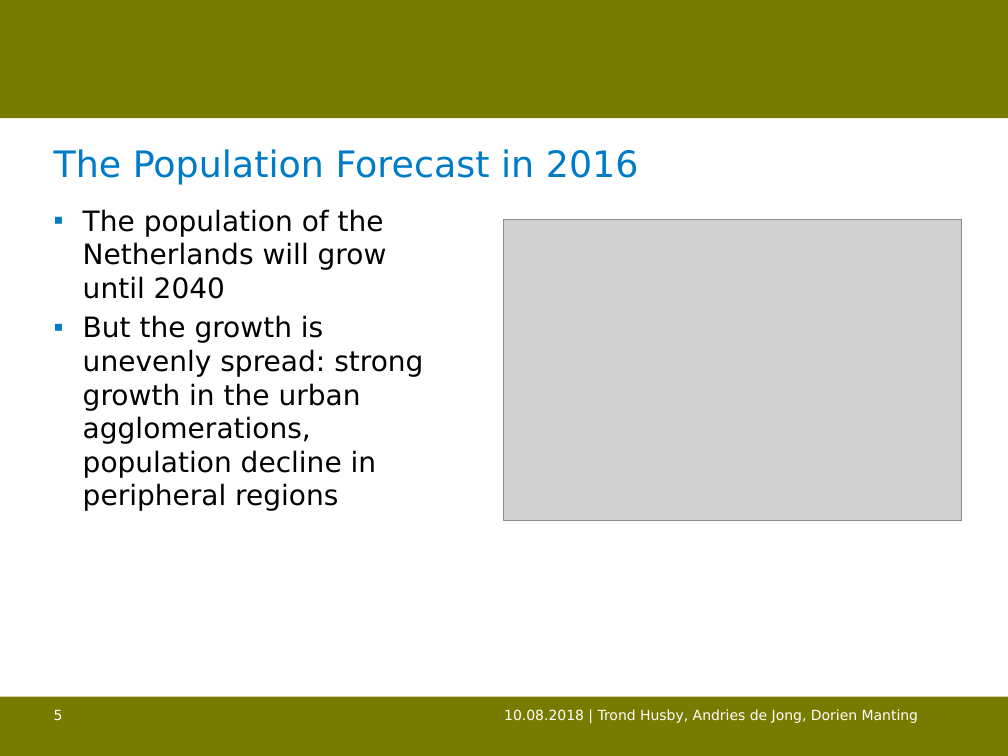
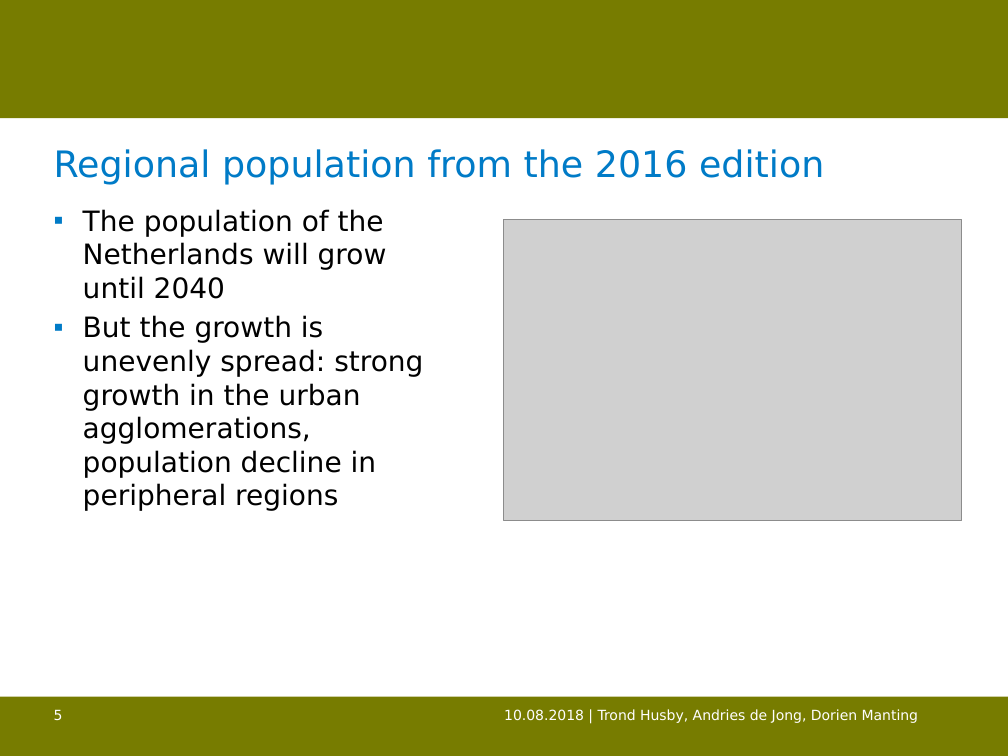
Before and after one commit to trondhusby/mobility_forecast, a slide deck: slide 5 of output/bsps-HUSBY.pptx. Drawn at 1008x756 pixels with LibreOffice and Linux fonts; fonts in the diff are those of the drawing; grey boxes stand for pictures; background and template pictures are left out. Boxes give left, top, right and bottom in pixels: in the first picture for what was removed or moved away, otherwise in the second. Text is boxed around its words. In the diff, an @@ line names an element or a change of style, - is before the commit and + after.

```diff
--- a/output/bsps-HUSBY.pptx
+++ b/output/bsps-HUSBY.pptx
@@ title at box(54, 149, 824, 185): text changed @@
-The Population Forecast in 2016
+Regional population from the 2016 edition
```
Also in this commit, not shown: 8 other slides changed.
